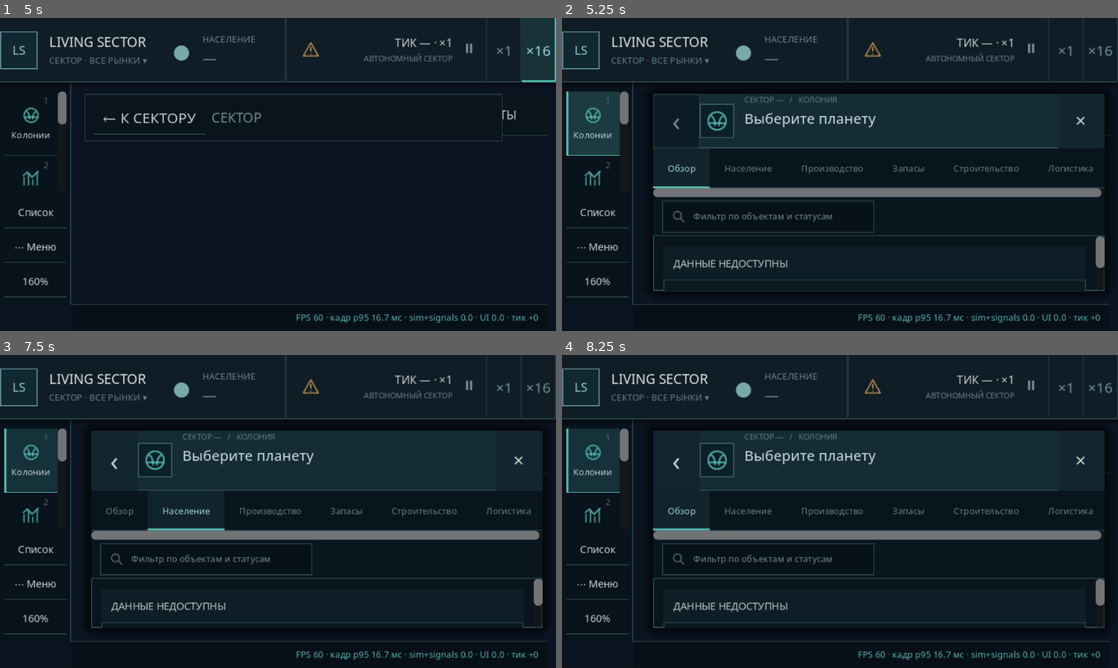
Above: before the commit, frames 1-4 (two rows, left to right).
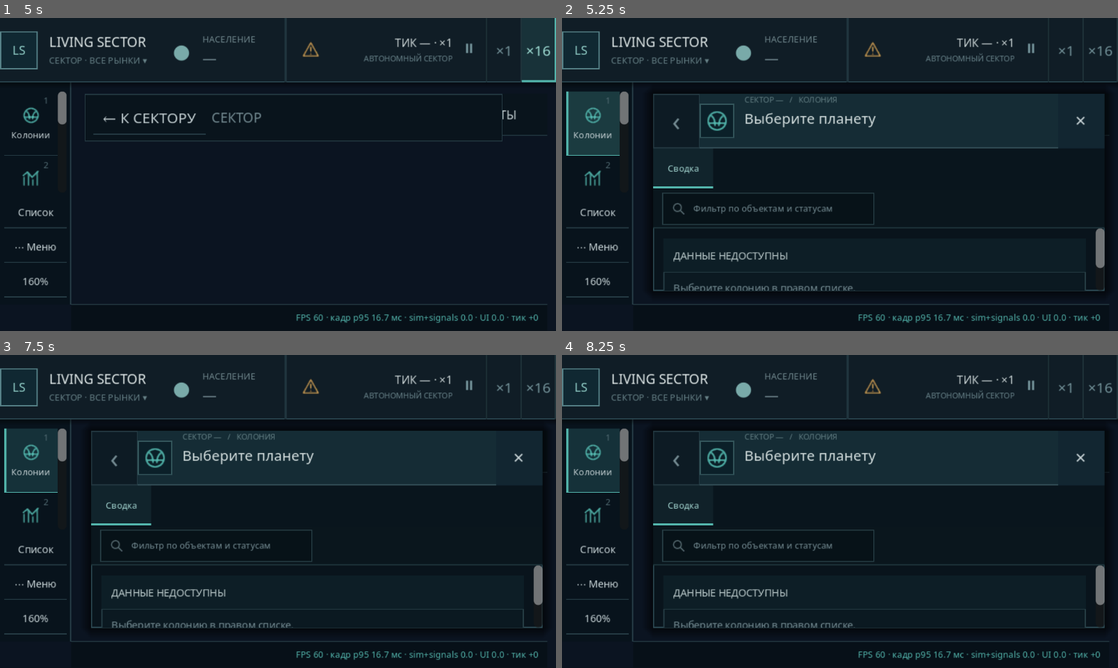
Above: after the commit, the same moments.

Repository: Mefits/Living-Sector
Game: Godot game, scene res://scenes/main.tscn
Same seed, same stepped clock (60 frames per second), same inputs: the game is played once before the commit and once after it.
Inputs (mouse positions are in pixels of both pictures, inside the frame that each line leads up to):
- Up to frame 1 (5 s): click "СЕКТОР · ВСЕ РЫНКИ ▾" at 0.5 s; click (311, 49) at 1.25 s; click "0" at 2 s; click "⏸" at 2.75 s; click "×1" at 3.5 s; click "×16" at 4.25 s
- Up to frame 2 (5.25 s): click "1" at 5 s
- Up to frame 3 (7.5 s): click (122, 505) at 5.75 s, where only the run before the commit has a clickable "Обзор"; click (122, 505) at 6.5 s, where only the run after the commit has a clickable "Сводка"; click (189, 505) at 7.25 s, where only the run before the commit has a clickable "Население"
- Up to frame 4 (8.25 s): click (684, 511) at 8 s, where only the run before the commit has a clickable "Обзор"

Frame 1 is identical in both runs. In frame 2, 5.9% of the frame differs, in the area x 16-98%, y 46-88%; in frame 3, 6.5%, in the area x 16-98%, y 27-88%; in frame 4, 6.5%.

Commit message:
feat(ui): import Figma Make compact workspace tab contract and legacy route aliases [skip ci]

Diff:
--- a/godot/scripts/view/strategy_workspaces.gd
+++ b/godot/scripts/view/strategy_workspaces.gd
@@ -22,17 +22,80 @@
 const AMBER = Color("#C99B54")
 const BAD = Color("#CF856A")
 const TABS: Dictionary = {
-    "colony": ["Обзор", "Население", "Производство", "Запасы",
-        "Строительство", "Логистика"],
-    "facility": ["Процесс", "Работники", "Склад", "Поставщики"],
-    "economy": ["Баланс", "Цепочки", "Дефициты", "Узкие места"],
-    "construction": ["Проекты", "Материалы", "Поставщики", "Блокировки"],
-    "fleet": ["Корабли", "Контракты", "Грузы", "Маршруты", "Стыковка", "Поставки"],
-    "administration": ["Приоритеты ИИ", "План действий", "Обоснование", "Последствия"],
-    "research": ["Прогресс", "Предпосылки", "Открытия"],
+    "colony": ["Сводка"],
+    "facility": ["Процесс и снабжение", "Труд и склад"],
+    "economy": ["Рынок и цепочки", "Дефициты и узкие места"],
+    "construction": ["Проекты и снабжение"],
+    "fleet": ["Рейсы и контракты", "Грузы и стыковка"],
+    "administration": ["Цели и задачи", "Объяснения"],
+    "research": ["Текущая программа"],
     "ship": ["Обзор", "Груз", "Маршрут"],
     "technical": ["Данные"]
 }
+
+## Old navigation links from other windows, persisted UI history and tests
+## resolve to the same compact Figma Make screens. This is UI-only routing;
+## no N39 state, contracts or simulation defaults are fabricated.
+static func canonical_tab(mode: String, requested: String) -> String:
+    var aliases: Dictionary = {
+        "colony": {
+            "Обзор": "Сводка", "Население": "Сводка",
+            "Производство": "Сводка", "Запасы": "Сводка",
+            "Строительство": "Сводка", "Логистика": "Сводка",
+            "overview": "Сводка"
+        },
+        "facility": {
+            "Процесс": "Процесс и снабжение",
+            "Поставщики": "Процесс и снабжение",
+            "Работники": "Труд и склад", "Склад": "Труд и склад",
+            "process": "Процесс и снабжение",
+            "workers": "Труд и склад"
+        },
+        "economy": {
+            "Баланс": "Рынок и цепочки",
+            "Цепочки": "Рынок и цепочки",
+            "Дефициты": "Дефициты и узкие места",
+            "Узкие места": "Дефициты и узкие места",
+            "chains": "Рынок и цепочки",
+            "deficits": "Дефициты и узкие места"
+        },
+        "construction": {
+            "Проекты": "Проекты и снабжение",
+            "Материалы": "Проекты и снабжение",
+            "Поставщики": "Проекты и снабжение",
+            "Блокировки": "Проекты и снабжение",
+            "projects": "Проекты и снабжение"
+        },
+        "fleet": {
+            "Корабли": "Рейсы и контракты",
+            "Контракты": "Рейсы и контракты",
+            "Маршруты": "Рейсы и контракты",
+            "Поставки": "Рейсы и контракты",
+            "Грузы": "Грузы и стыковка",
+            "Стыковка": "Грузы и стыковка",
+            "ships": "Рейсы и контракты",
+            "cargo": "Грузы и стыковка"
+        },
+        "administration": {
+            "Приоритеты ИИ": "Цели и задачи",
+            "План действий": "Цели и задачи",
+            "Обоснование": "Объяснения",
+            "Последствия": "Объяснения",
+            "priorities": "Цели и задачи",
+            "reasoning": "Объяснения"
+        },
+        "research": {
+            "Прогресс": "Текущая программа",
+            "Предпосылки": "Текущая программа",
+            "Открытия": "Текущая программа",
+            "progress": "Текущая программа"
+        }
+    }
+    var available: Array = TABS.get(mode, ["Данные"])
+    var options: Dictionary = aliases.get(mode, {})
+    var resolved: String = str(options.get(requested, requested))
+    return resolved if resolved in available else str(available[0])
+
 const TITLES: Dictionary = {
     "colony": "КОЛОНИЯ", "facility": "ПРЕДПРИЯТИЕ",
     "economy": "ЭКОНОМИКА СЕКТОРА", "construction": "СТРОИТЕЛЬСТВО",
@@ -271,7 +334,7 @@
     var prior_facility: String = _facility
     var prior_ship: String = _ship
     _mode = mode
-    _tab = tab if tab in tabs_for(mode) else str(tabs_for(mode)[0])
+    _tab = canonical_tab(mode, tab)
     _world = world
     _economy = economy
     _body = body
